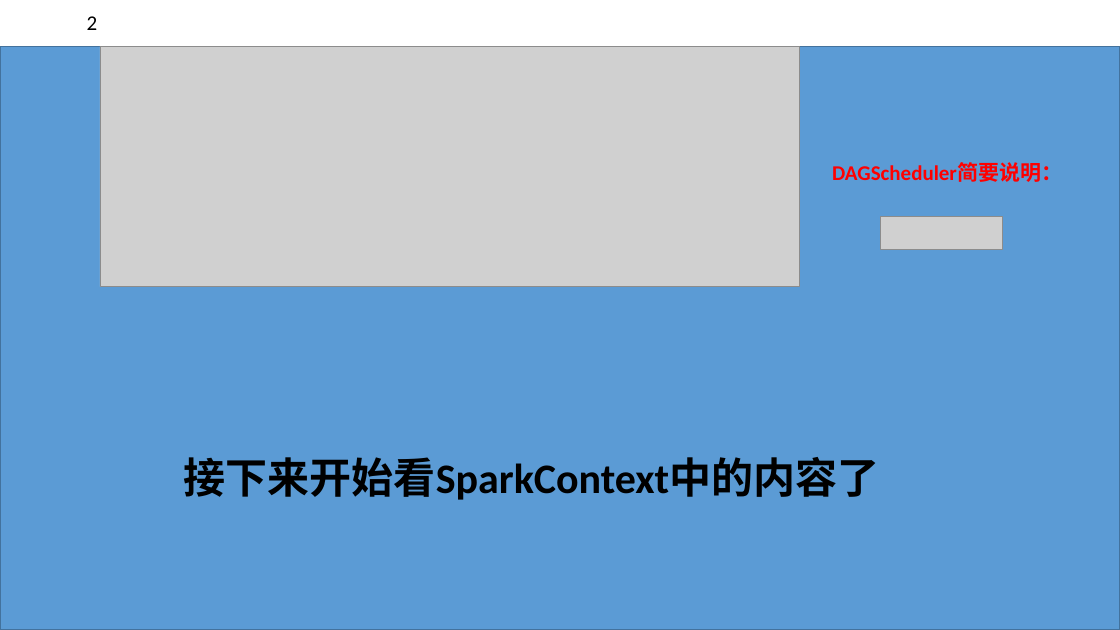
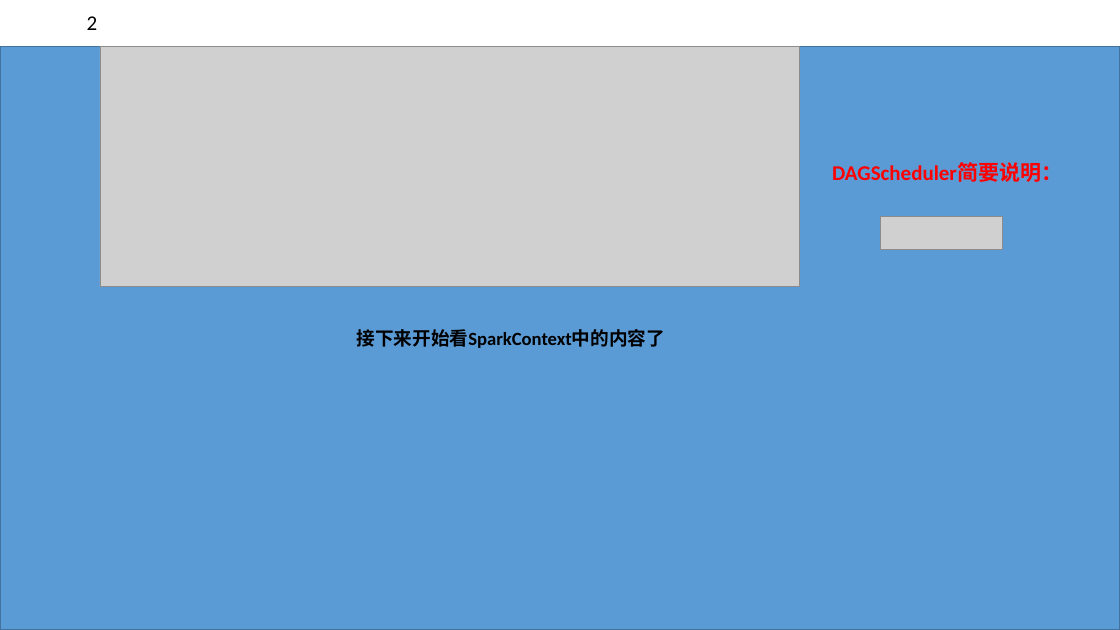
Before and after one commit to Dax1n/Spark2.1.0, a slide deck: slide 9 of Spark阅读源码的笔记.pptx. Drawn at 1120x630 pixels with LibreOffice and Linux fonts; fonts in the diff are those of the drawing; grey boxes stand for pictures. Boxes give left, top, right and bottom in pixels: in the first picture for what was removed or moved away, otherwise in the second. Text is boxed around its words. In the diff, an @@ line names an element or a change of style, - is before the commit and + after.

```diff
--- a/Spark阅读源码的笔记.pptx
+++ b/Spark阅读源码的笔记.pptx
@@ text "接下来开始看SparkContext中的内容了": place and size @@
-text "接下来开始看SparkContext中的内容了" at (184,457,880,500)
+text "接下来开始看SparkContext中的内容了" at (357,329,665,348)
@@ text "接下来开始看SparkContext中的内容了" at (357,329,665,348): size 36 to 16 pt @@
```
Also in this commit, not shown: 4 slides added, 13 other files.
